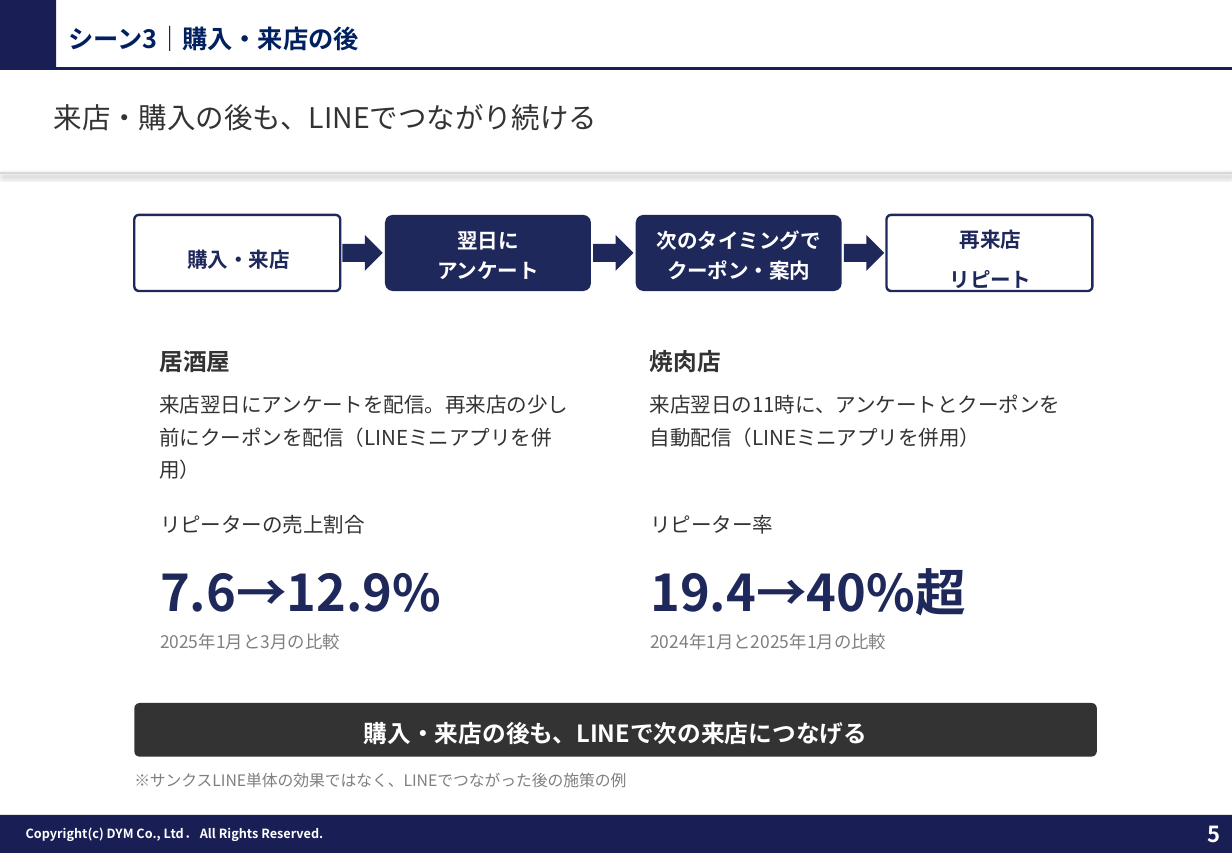
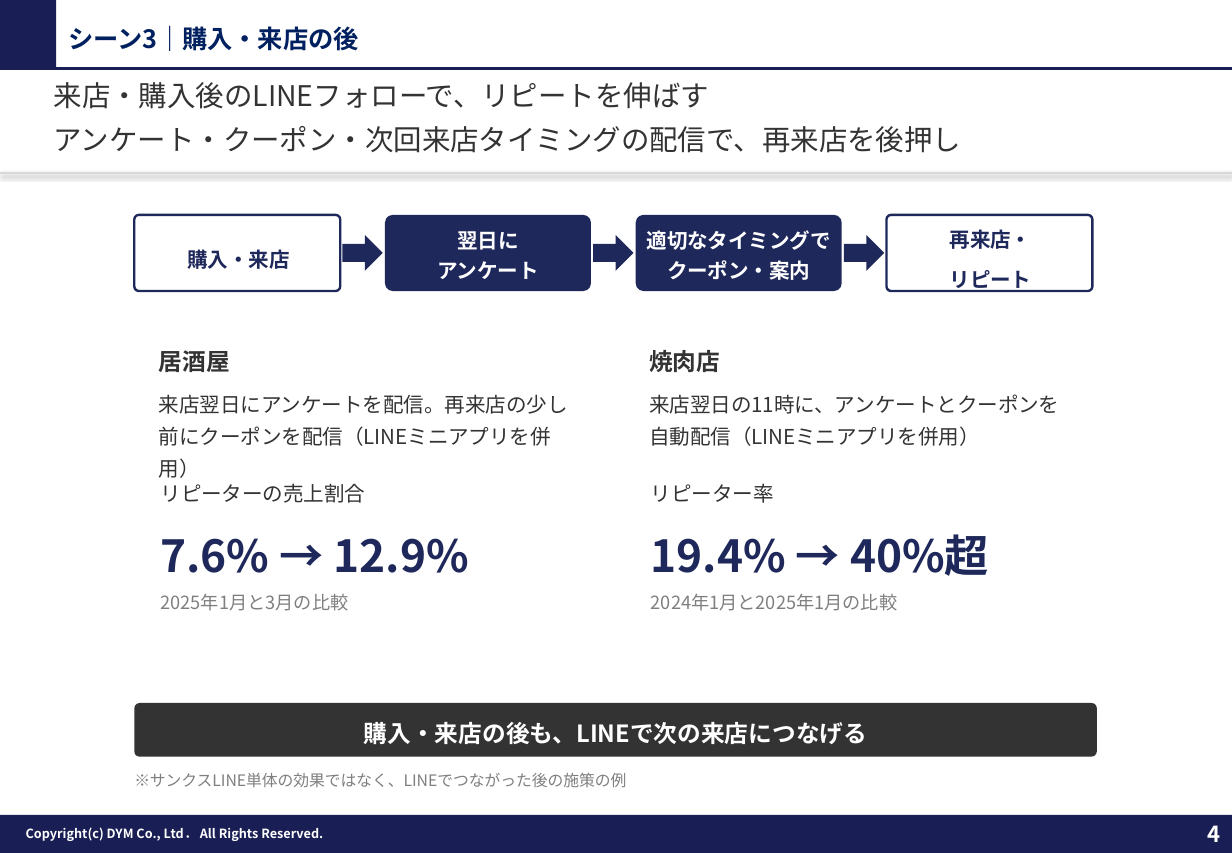
Before and after one commit to tonomura-r-dev/folder, a slide deck: slide 4 of 20261002_サンクスLINEのご提案_事例入り.pptx (slide 5 before the commit). Drawn at 1232x853 pixels with LibreOffice and Linux fonts; fonts in the diff are those of the drawing; background and template pictures are left out. Boxes give left, top, right and bottom in pixels: in the first picture for what was removed or moved away, otherwise in the second. Text is boxed around its words. In the diff, an @@ line names an element or a change of style, - is before the commit and + after.

```diff
--- a/20261002_サンクスLINEのご提案_事例入り.pptx
+++ b/20261002_サンクスLINEのご提案_事例入り.pptx
@@ text at [54,82,961,153]: text changed @@
-来店・購入の後も、LINEでつながり続ける
+来店・購入後のLINEフォローで、リピートを伸ばす
+アンケート・クーポン・次回来店タイミングの配信で、再来店を後押し
@@ text in rounded rectangle at [647,230,831,250]: text changed @@
-次のタイミングで
+適切なタイミングで
@@ text in rounded rectangle at [950,229,1032,249]: text changed @@
-再来店
+再来店・
@@ text "リピーターの売上割合": place and size @@
-text "リピーターの売上割合" at [160,514,441,650]
+text "リピーターの売上割合" at [161,483,469,611]
@@ text "リピーター率": place and size @@
-text "リピーター率" at [650,514,966,650]
+text "リピーター率" at [651,483,989,611]
@@ text at [161,538,469,573]: text changed; size 32 to 28 pt @@
-7.6→12.9%
+7.6% → 12.9%
@@ text at [651,534,989,576]: text changed; size 32 to 28 pt @@
-19.4→40%超
+19.4% → 40%超
@@ text at [161,594,349,611]: size 11 to 11.5 pt in "2025年1月と3月の比較"; more space between paragraphs @@
@@ text at [651,594,898,611]: size 11 to 11.5 pt in "2024年1月と2025年1月の比較"; more space between paragraphs @@
@@ page number at [1208,825,1221,842]: text changed @@
-5
+4
```
Also in this commit, not shown: 2 other slides changed, 1 slide removed, 7 other files.
